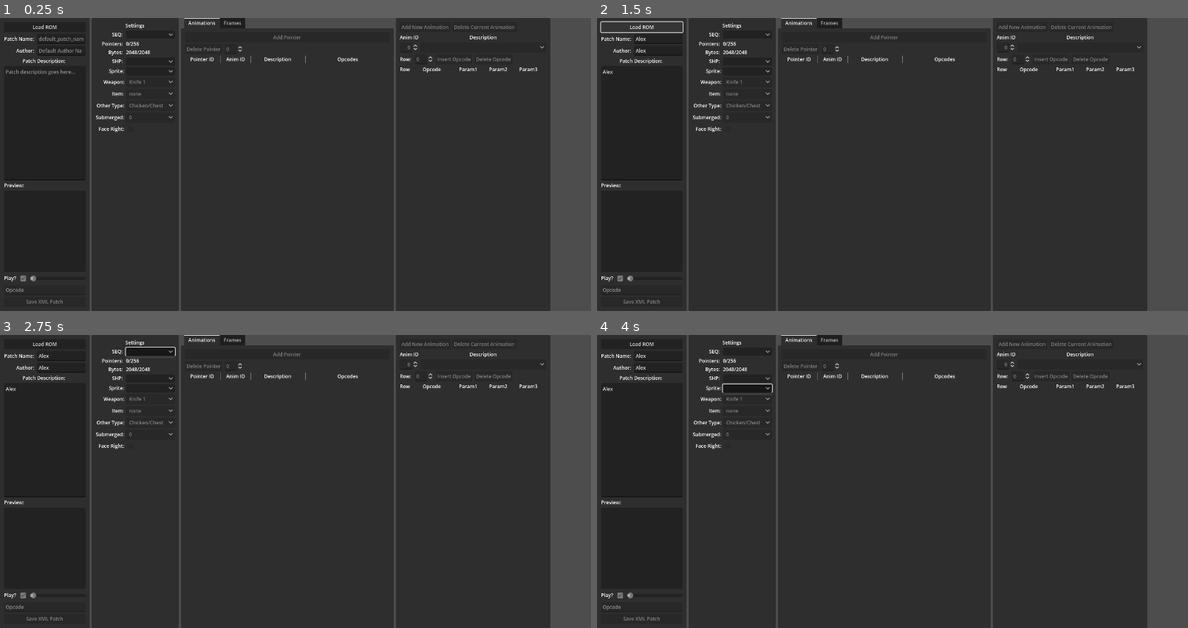
Above: before the commit, frames 1-4 (two rows, left to right).
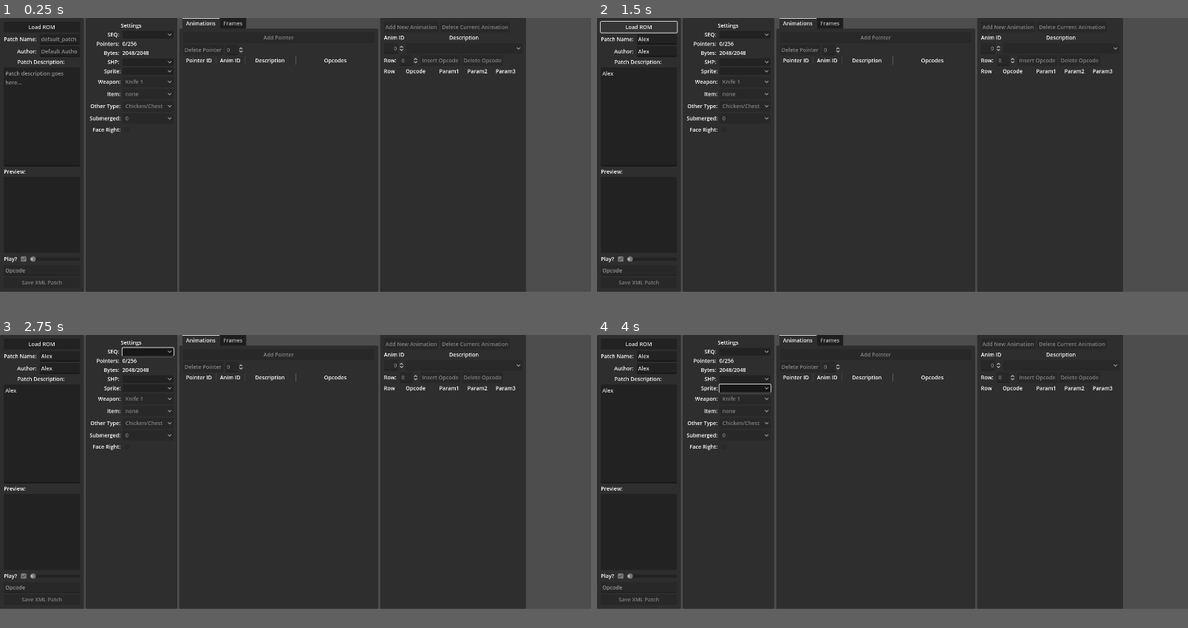
Above: after the commit, the same moments.

Repository: mrgudenheim/fftae
Game: Godot game, scene res://src/main.tscn
Same seed, same stepped clock (60 frames per second), same inputs: the game is played once before the commit and once after it.
Inputs (mouse positions are in pixels of both pictures, inside the frame that each line leads up to; where the layout moved, square brackets give the same spot in the first picture):
- Up to frame 1 (0.25 s): no input
- Up to frame 2 (1.5 s): click (656, 38) at 0.52 s; type "Alex" at 0.6 s; click (656, 50) at 0.75 s; type "Alex" at 0.83 s; click (644, 123) at 0.98 s; type "Alex" at 1.07 s; click "Load ROM" at 1.25 s
- Up to frame 3 (2.75 s): click (147, 352) at 2 s
- Up to frame 4 (4 s): click (744, 381) [744, 378] at 2.75 s; click (744, 390) [744, 387] at 3.5 s
In our replay, the window is 800x397 before the commit and 800x371 after it. These sizes can differ from the game's own. Grey fills any space a smaller window leaves; there, only what the larger window draws over its background counts as a difference.

The runs differ from the first frame. In frame 1, 8.4% of the frame differs, in the area x 0-100%, y 0-100%; in frame 2, 8.4%; in frame 3, 8.3%; in frame 4, 8.2%.

Commit message:
updated sizes

Diff:
--- a/project.godot
+++ b/project.godot
@@ -20,7 +20,7 @@
 
 [display]
 
-window/size/viewport_width=1450
+window/size/viewport_width=1550
 window/size/viewport_height=720
 
 [input]
--- a/src/main.tscn
+++ b/src/main.tscn
@@ -9,10 +9,10 @@
 [ext_resource type="PackedScene" uid="uid://t3xjefep2ne1" path="res://src/row_animation.tscn" id="6_2uymt"]
 
 [sub_resource type="LabelSettings" id="LabelSettings_8s6nw"]
-font_size = 12
+font_size = 14
 
 [sub_resource type="LabelSettings" id="LabelSettings_bugng"]
-font_size = 12
+font_size = 14
 
 [node name="Main" type="Control" node_paths=PackedStringArray("ui_manager", "preview_manager", "load_rom_dialog", "load_file_dialog", "save_xml_button", "save_xml_dialog", "save_seq_button", "save_seq_dialog", "animation_list_container", "opcode_list_container", "frame_list_container")]
 layout_mode = 3
@@ -479,7 +479,7 @@
 layout_mode = 2
 
 [node name="Subframes" type="Label" parent="HBoxContainer/TabContainer/Frames/VBoxContainer/Headers"]
-custom_minimum_size = Vector2(230, 0)
+custom_minimum_size = Vector2(265, 0)
 layout_mode = 2
 text = "Subframes
 x, y, u, v, rect, flip_x, flip_y"
--- a/src/row_frame.tscn
+++ b/src/row_frame.tscn
@@ -64,7 +64,7 @@
 theme_override_constants/margin_right = 5
 
 [node name="Subframes" type="Label" parent="Row/MarginContainer2"]
-custom_minimum_size = Vector2(215, 0)
+custom_minimum_size = Vector2(250, 0)
 layout_mode = 2
 text = "Walk Front"
 
--- a/src/ui_theme.tres
+++ b/src/ui_theme.tres
@@ -4,17 +4,17 @@
 bg_color = Color(0.09, 0.09, 0.09, 1)
 
 [resource]
-Button/font_sizes/font_size = 12
+Button/font_sizes/font_size = 14
 Button/styles/pressed = SubResource("StyleBoxFlat_snuud")
 HBoxContainer/constants/separation = 5
-Label/font_sizes/font_size = 12
+Label/font_sizes/font_size = 14
 LineEdit/constants/minimum_character_width = 2
-LineEdit/font_sizes/font_size = 12
+LineEdit/font_sizes/font_size = 14
 MarginContainer/constants/margin_bottom = 10
 MarginContainer/constants/margin_left = 10
 MarginContainer/constants/margin_right = 10
 MarginContainer/constants/margin_top = 10
-OptionButton/font_sizes/font_size = 12
+OptionButton/font_sizes/font_size = 14
 TabBar/font_sizes/font_size = 12
-TabContainer/font_sizes/font_size = 12
-TextEdit/font_sizes/font_size = 12
+TabContainer/font_sizes/font_size = 14
+TextEdit/font_sizes/font_size = 14
